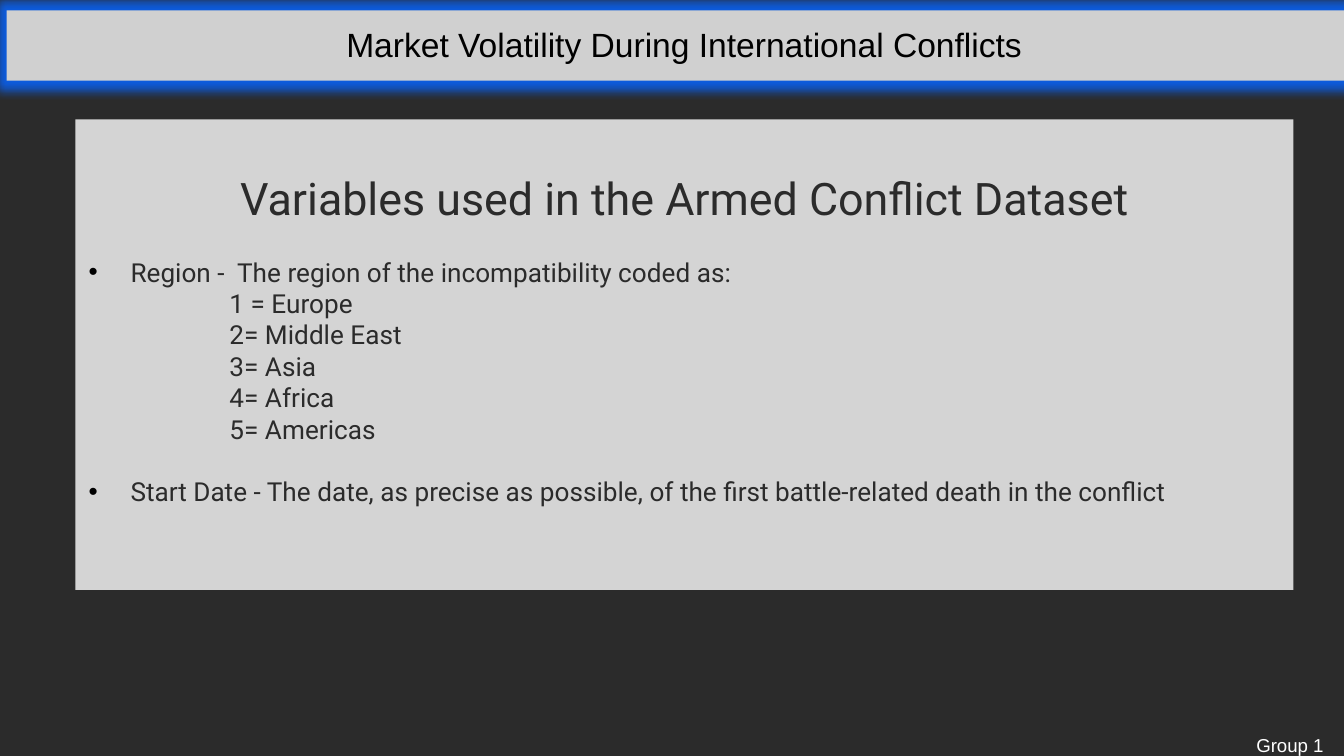
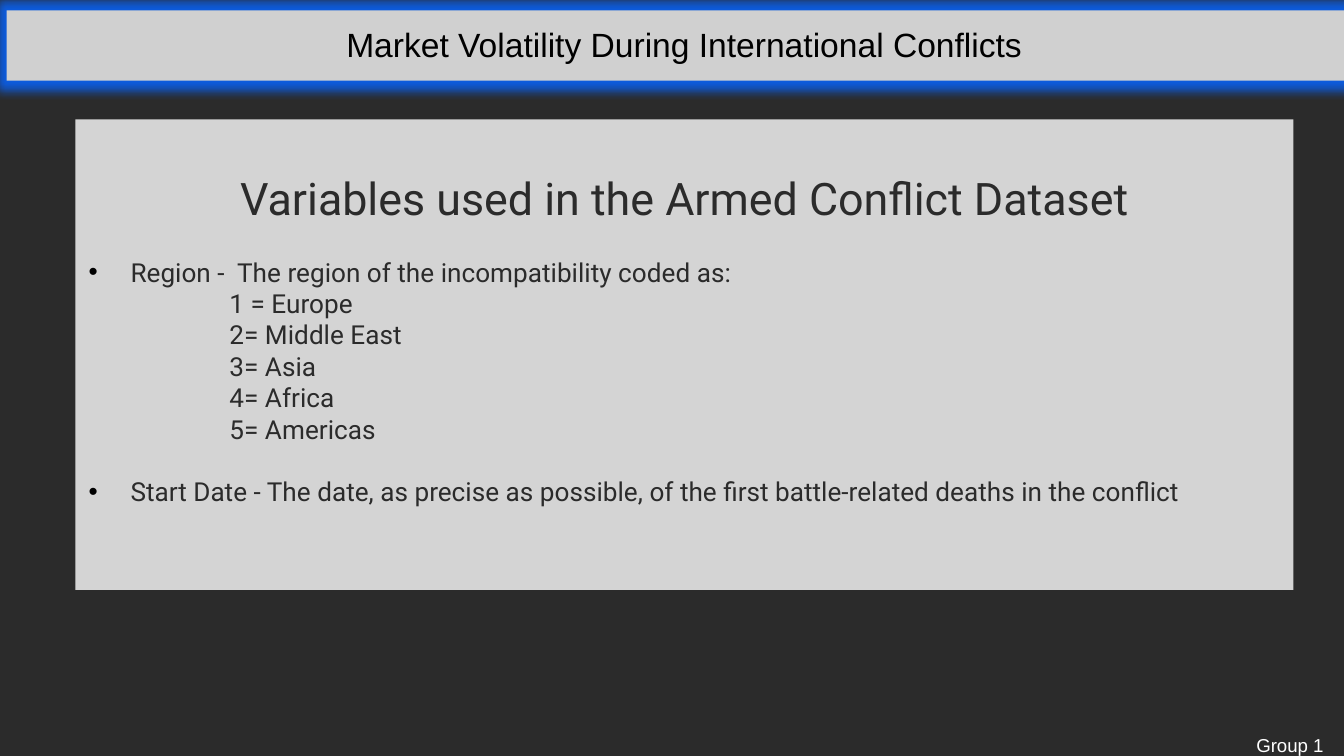
Before and after one commit to THeath15/Team1--Project, a slide deck: slide 9 of Group1 presentation revised 3.pptx. Drawn at 1344x756 pixels with LibreOffice and Linux fonts; fonts in the diff are those of the drawing; grey boxes stand for pictures; background and template pictures are left out; a plain dark background stands for a picture behind light text. Boxes give left, top, right and bottom in pixels: in the first picture for what was removed or moved away, otherwise in the second. Text is boxed around its words. In the diff, an @@ line names an element or a change of style, - is before the commit and + after.

```diff
--- a/Group1 presentation revised 3.pptx
+++ b/Group1 presentation revised 3.pptx
@@ text in rectangle at bbox=[131, 481, 1178, 507]: text changed @@
-  • Start Date - The date, as precise as possible, of the first battle-related death in the conflict
+  • Start Date - The date, as precise as possible, of the first battle-related deaths in the conflict
```
Also in this commit, not shown: 4 other slides changed.
